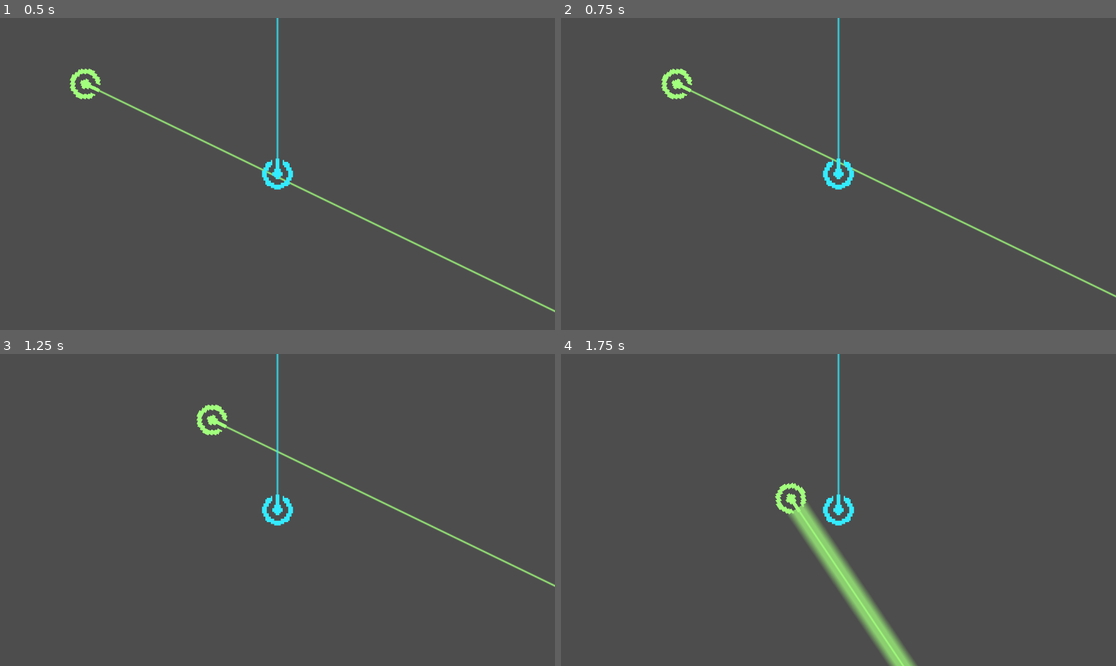
Above: before the commit, frames 1-4 (two rows, left to right).
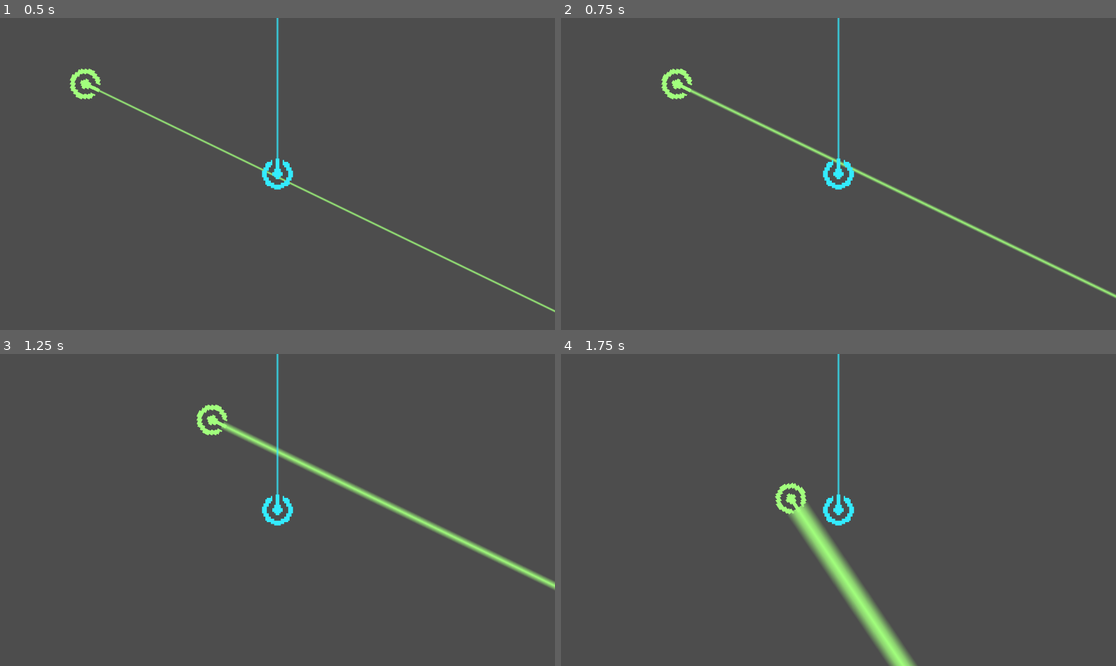
Above: after the commit, the same moments.

Repository: LinusKay/laserleague
Game: Godot game, scene res://scenes/game/main.tscn
The game is run twice, just before and just after one commit, with the same random seed, the same clock (stepped at 60 frames per second) and the same inputs.
Inputs:
- Up to frame 1 (0.5 s): no input
- Up to frame 2 (0.75 s): tap Enter at 0.5 s; hold D (move_right) from 0.53 s (still down); hold Space (attack) from 0.53 s (still down)
- Up to frame 3 (1.25 s): keep holding D (move_right); keep holding Space (attack)
- Up to frame 4 (1.75 s): release D (move_right) at 1.28 s; release Space (attack) at 1.28 s; hold S (move_down) from 1.28 s (still down); tap Down (aim_down) at 1.35 s; tap Space (attack) at 1.55 s

Frame 1 is identical in both runs. In frame 2, 0.8% of the frame differs, in the area x 23-100%, y 22-90%; in frame 3, 1.6%, in the area x 39-100%, y 21-76%; in frame 4, 0.3%.

Commit message:
Add longer volume tail according to attack power

Diff:
--- a/scenes/game/audio/audio_controller.gd
+++ b/scenes/game/audio/audio_controller.gd
@@ -1,7 +1,7 @@
 extends AudioStreamPlayer
 
 var vol_tween: Tween = create_tween()
-const VOL_INCREASE_HOLD = -5.0
+const VOL_INCREASE_HOLD = -15.0
 const VOL_INCREASE_RELEASE = 0.0
 const VOL_NORM = -50.0
 
@@ -14,25 +14,24 @@
 func _process(delta: float) -> void:
 	pass
 
-
-
 func _on_player_1_attack_start() -> void:
-	_audio_rise_attack(%AudioSynthArp, VOL_INCREASE_HOLD)
+	_audio_rise_attack(%AudioSynthArp, VOL_INCREASE_HOLD, 30.0)
 
 func _on_player_2_attack_start() -> void:
-	_audio_rise_attack(%AudioSynthArp, VOL_INCREASE_HOLD)
+	_audio_rise_attack(%AudioSynthArp, VOL_INCREASE_HOLD, 30.0)
 
-func _on_player_1_attacked() -> void:
-	_audio_rise_attack(%AudioSynthArp, VOL_INCREASE_RELEASE)
+func _on_player_1_attacked(attack_power: float) -> void:
+	#print("AudioController: Attack Power: " + str(attack_power))
+	_audio_rise_attack(%AudioSynthArp, VOL_INCREASE_RELEASE, attack_power * 2)
 
-func _on_player_2_attacked() -> void:
-	_audio_rise_attack(%AudioSynthArp, VOL_INCREASE_RELEASE)
+func _on_player_2_attacked(attack_power: float) -> void:
+	_audio_rise_attack(%AudioSynthArp, VOL_INCREASE_RELEASE, attack_power * 2)
 
-func _audio_rise_attack(_audio_node: AudioStreamPlayer, _vol_increase: float) -> void:
-	#var vol_initial: float = volume_db
+func _audio_rise_attack(_audio_node: AudioStreamPlayer, _vol_increase: float, _vol_decrease_seconds: float = 5.0) -> void:
+	#print("VOl Decrease Seconds: " + str(_vol_decrease_seconds))
 	_audio_node.volume_db = _vol_increase
 	if vol_tween:
 		vol_tween.kill()
 	vol_tween = create_tween()
-	vol_tween.tween_property(_audio_node, "volume_db", VOL_NORM, 5.0)
+	vol_tween.tween_property(_audio_node, "volume_db", VOL_NORM, _vol_decrease_seconds)
 	pass
--- a/scenes/game/audio/audio_controller.tscn
+++ b/scenes/game/audio/audio_controller.tscn
@@ -6,7 +6,6 @@
 
 [node name="AudioBack" type="AudioStreamPlayer"]
 stream = ExtResource("1_7j6wp")
-autoplay = true
 bus = &"music"
 
 [node name="AudioSynthCrunch" type="AudioStreamPlayer" parent="."]
--- a/scenes/game/player/player.gd
+++ b/scenes/game/player/player.gd
@@ -15,6 +15,7 @@
 const JUMP_VELOCITY = -400.0
 
 const ATTACK_SPRITE_Y_BASE = 0.594
+const ATTACK_INDICATOR_SPRITE_Y_BASE = 0.094
 const ATTACK_SPRITE_Y_INCREASE = 0.005
 const ATTACK_POWER_BASE = 1.0
 const ATTACK_POWER_INCREASE = 0.01
@@ -25,7 +26,7 @@
 
 var attack_power: float = ATTACK_POWER_BASE
 
-signal attacked
+signal attacked(attack_power: float)
 signal attack_start
 
 func _ready() -> void:
@@ -48,22 +49,31 @@
 		if !is_charging: emit_signal("attack_start")
 		is_charging = true
 		attack_power += ATTACK_POWER_INCREASE
-		print("Attack Power: " + str(attack_power))
 		%AttackSprite.scale.y += ATTACK_SPRITE_Y_INCREASE
-		print("Attack Sprite Scale: " + str(%AttackSprite.scale.y))
-
+		%AttackIndicatorSprite.scale.y += ATTACK_SPRITE_Y_INCREASE
+		print("----------Attack Charge----------"\
+		+ "\nAttack Power: " + str(attack_power)
+		+ "\nAttack Sprite Scale: " + str(%AttackSprite.scale.y)
+		+ "\nAttack Indicator Sprite Scale: " + str(%AttackIndicatorSprite.scale.y)
+		)
 	if Input.is_action_just_released("attack") and !is_attacking:
 		attack()
 
 
 func attack() -> void:
+	print("----------Attack Released!----------"\
+	+ "\nAttack Power: " + str(attack_power)
+	+ "\nAttack Sprite Scale: " + str(%AttackSprite.scale.y)
+	+ "\nAttack Indicator Sprite Scale: " + str(%AttackIndicatorSprite.scale.y)
+	)
 	animation_player.play("attack")
-	emit_signal("attacked")
+	emit_signal("attacked", attack_power)
 	attack_screen_shake()
 	await animation_player.animation_finished
 	is_attacking = false
 	is_charging = false
 	%AttackSprite.scale.y = ATTACK_SPRITE_Y_BASE
+	%AttackIndicatorSprite.scale.y = ATTACK_INDICATOR_SPRITE_Y_BASE
 	attack_power = ATTACK_POWER_BASE
 
 
--- a/scenes/game/player/player.tscn
+++ b/scenes/game/player/player.tscn
@@ -158,6 +158,7 @@
 texture = SubResource("GradientTexture2D_wpywg")
 
 [node name="AttackIndicatorSprite" type="Sprite2D" parent="Visuals"]
+unique_name_in_owner = true
 position = Vector2(929, 0)
 scale = Vector2(28.2812, 0.09375)
 texture = SubResource("GradientTexture2D_hgd61")
